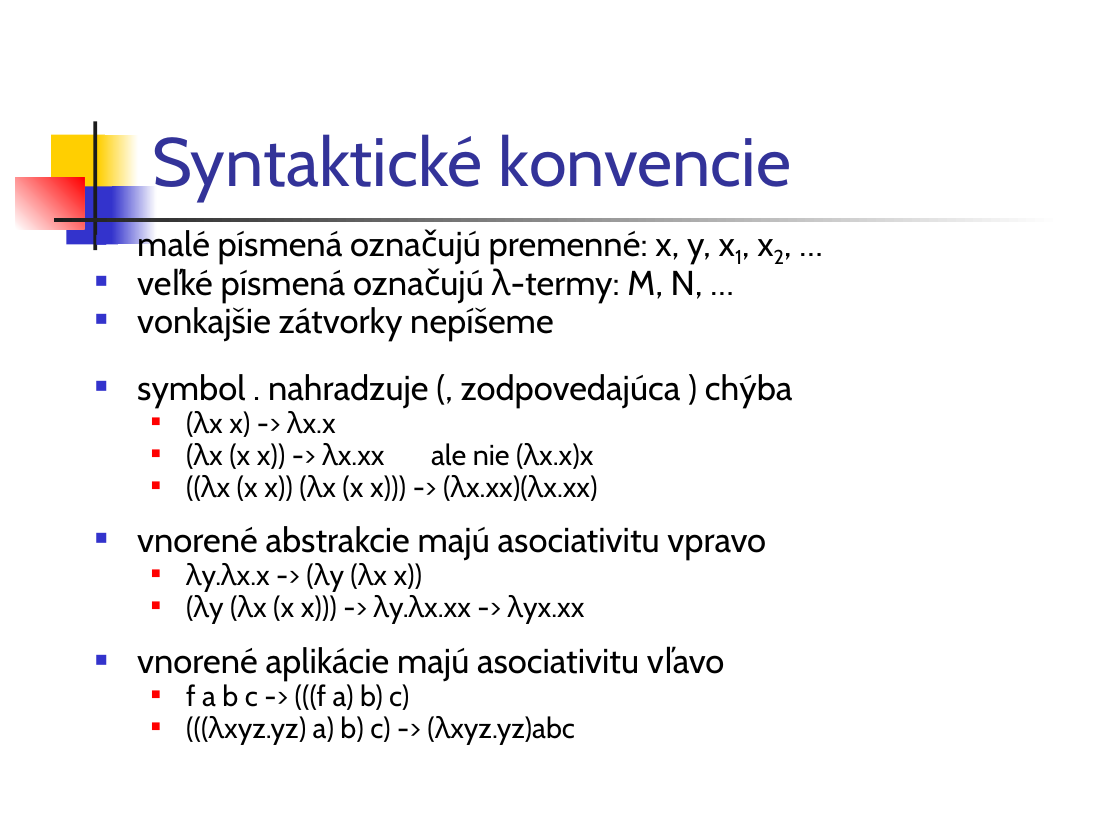
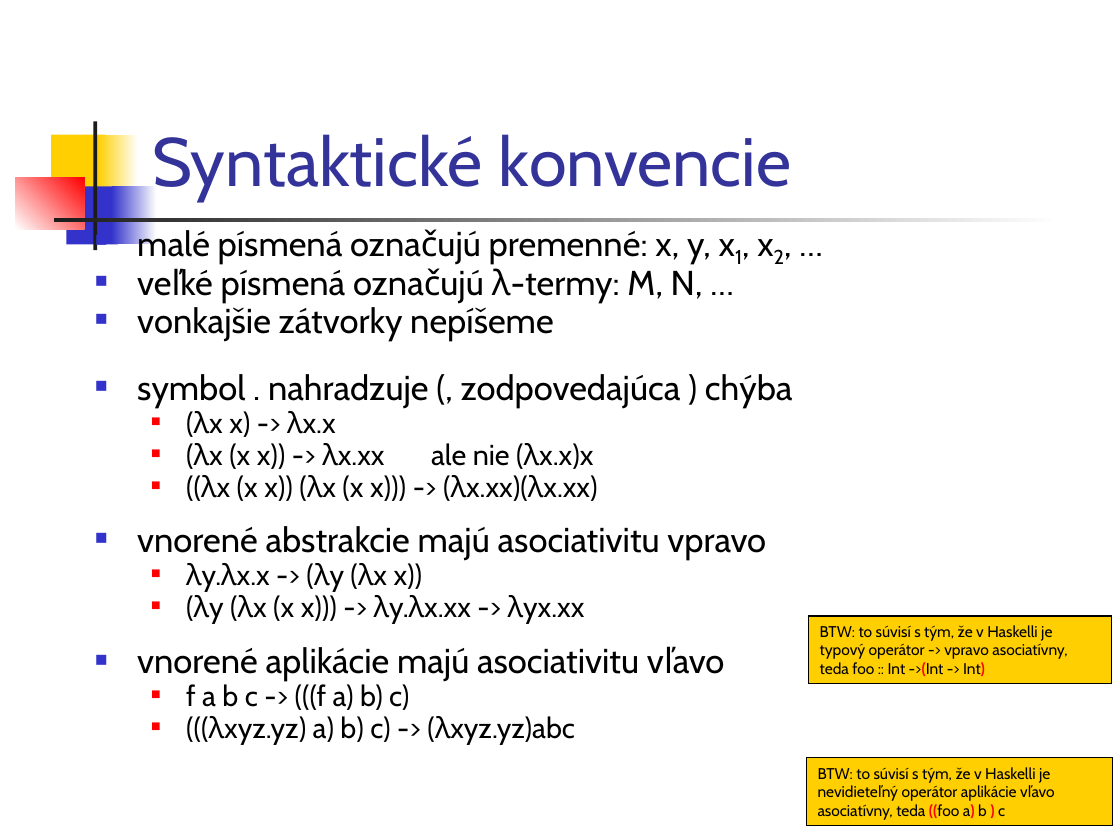
Before and after one commit to Funkcionalne/Prednasky, a slide deck: slide 10 of 05/05_fpro.ppt. Drawn at 1120x840 pixels with LibreOffice and Linux fonts; fonts in the diff are those of the drawing. Boxes give left, top, right and bottom in pixels: in the first picture for what was removed or moved away, otherwise in the second. Text is boxed around its words. In the diff, an @@ line names an element or a change of style, - is before the commit and + after.

```diff
--- a/05/05_fpro.ppt
+++ b/05/05_fpro.ppt
@@ rectangle added at <box>809,616,1111,683</box>, fill #FFCF01, outline #000000 0.74 pt, 10 pt, text #000000 @@
+BTW: to súvisí s tým, že v Haskelli je
+typový operátor -> vpravo asociatívny,
+teda foo :: Int ->(Int -> Int)
@@ rectangle added at <box>806,758,1112,825</box>, fill #FFCF01, outline #000000 0.74 pt, 10 pt, text #000000 @@
+BTW: to súvisí s tým, že v Haskelli je
+nevidieteľný operátor aplikácie vľavo
+asociatívny, teda ((foo a) b ) c
```
Also in this commit, not shown: 20 other slides changed, 2 slides added, 1 other file.
